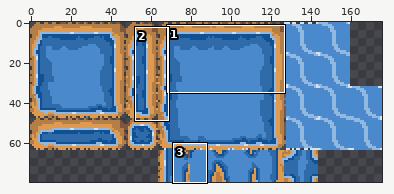
A sprite sheet gets an edit: World/war.png. The picture above shows the old version from afar; the outline marks the close-up.
Close-up. Earlier state:
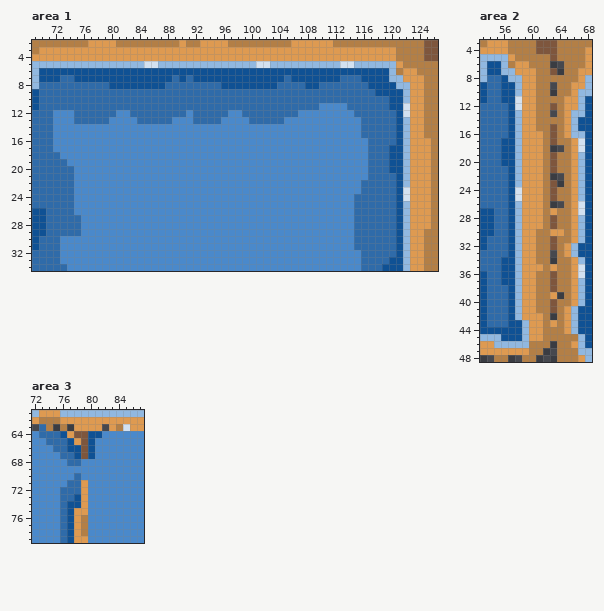
The file is 176x80 pixels. Shown: area 1: x 69..126, y 2..34; area 2: x 53..68, y 3..48; area 3: x 72..87, y 61..79.
Now the later version:
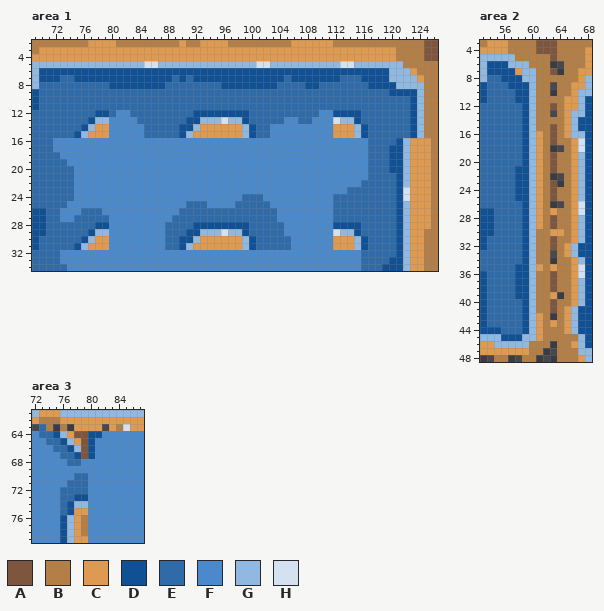
Palette (. is transparent): A #7e563d  B #b37f46  C #de9a51  D #0f5194  E #2f6ba9  F #4a89cb  G #91b8e0  H #d3e1f0
The exact change:
Area 1:
y 5: x 121 C -> G
y 6: x 121..122 BC -> GG
y 7: x 122..123 CC -> GG
y 8: x 123..124 CC -> GG
y 9: x 118..119 DD -> EE; x 122..124 GCC -> DDG
y 10: x 120..124 DDGCC -> EEEDG
y 11: x 110..113 FFFF -> EEEE; x 120..124 DDHCC -> EEEDG
y 12: x 72..74 FFF -> EEE; x 78..79 EE -> DD; x 91..99 FEEEEEFFE -> EDDDDDDDD; x 107..109 FFF -> EEE; x 112..115 FFFE -> DDDD; x 121..124 DHCC -> EEDG
y 13: x 72..74 FFF -> EEE; x 77..79 EEE -> DGG; x 89..99 FFFEEEEFFFF -> EEDDGGGHGGD; x 107..108 FF -> EE; x 112..115 FFFF -> HGGD; x 121..124 DGCC -> EEDG
y 14: x 72..79 FFFFFFFF -> EEEEDGCC; x 85..102 FFFFFFFFFFFFFFFFFF -> EEEEEDDGCCCCCCGDEE; x 112..116 FFFFE -> CCCGD; x 121..124 DGCC -> EEDG
y 15: x 72..79 FFFFFFFF -> EEEDGCCC; x 85..102 FFFFFFFFFFFFFFFFFF -> EEEEEDGCCCCCCCGDEE; x 112..116 FFFFE -> CCCGD; x 121..124 DGCC -> EEDG
y 23: x 114..115 FF -> EE
y 24: x 99..101 FFF -> EEE; x 112..114 FFF -> EEE
y 25: x 74 E -> F; x 91..93 FFF -> EEE; x 98..102 FFFFF -> EEEEE; x 112..114 FFF -> EEE
y 26: x 73..74 EE -> FF; x 76..78 FFF -> EEE; x 90..103 FFFFFFFFFFFFFF -> EEEEEEEEEEEEEE; x 112..114 FFF -> EEE
y 27: x 73..74 EE -> FF; x 76..79 FFFF -> EEEE; x 89..103 FFFFFFFFFFFFFFF -> EEEEEEEEEEEEEEE; x 112..114 FFF -> EEE
y 28: x 76..79 FFFF -> EEDD; x 88..104 FFFFFFFFFFFFFFFFF -> EEEEDDDDDDDDEEEEE; x 112..115 FFFE -> DDDD
y 29: x 76..79 FFFF -> EDGG; x 88..104 FFFFFFFFFFFFFFFFF -> EEEDDGGGHGGDEEEEE; x 112..115 FFFE -> HGGD
y 30: x 73..79 FFFFFFF -> EEEDGCC; x 88..105 FFFFFFFFFFFFFFFFFF -> EEDDGCCCCCCGDEEEEE; x 112..116 FFFEE -> CCCGD
y 31: x 73..79 FFFFFFF -> EEDGCCC; x 88..105 FFFFFFFFFFFFFFFFFF -> EEDGCCCCCCCGDEEEEE; x 112..116 FFFEE -> CCCGD
Area 2:
y 5: x 57 C -> G
y 6: x 56..59 GBCC -> DGGG
y 7: x 56..57 GG -> DD; x 59..60 CC -> GG
y 8: x 57..60 GGCC -> DDGG
y 9: x 56 D -> E; x 58..60 GCC -> DDG
y 10: x 56..60 DDGCC -> EEDDG
y 11: x 56..60 DDHCC -> EEDDG
y 12: x 57..60 DHCC -> EEDG
y 13..16: x 57..60 DGCC -> EEDG
y 17..20: x 56..60 DDGCC -> EEEDG
y 21..23: x 57..60 DGCC -> EDDG
y 24..25: x 57..60 DHCC -> EDDG
y 26..33: x 57..60 DGCC -> EEDG
y 34: x 56..60 DDGCC -> EEEDG
y 35..37: x 56..60 DDGCC -> EEDDG
y 38..39: x 57..60 DGCC -> EDDG
y 40..42: x 57..60 DGCC -> EEDG
y 43: x 57..60 DDGC -> EEDG
y 44: x 56..60 DDDGC -> EEEDG
y 45: x 60 C -> G
Area 3:
y 64: x 75..76 ED -> DG
y 65: x 76..77 ED -> DG
y 66: x 78 D -> G
y 70: x 79 F -> E
y 71..72: x 79 C -> E
y 73: x 79 C -> D
y 74: x 78..79 DC -> GG
y 76..79: x 76..77 ED -> DG
Boxes around the changes in both close-ups, in picture pixels (x1, y1, x2, y2):
changed: (144, 61, 424, 138)
changed: (53, 110, 109, 138)
changed: (333, 187, 368, 250)
changed: (165, 194, 291, 250)
changed: (60, 201, 109, 250)
changed: (501, 54, 536, 341)
changed: (53, 431, 81, 452)
changed: (60, 473, 88, 543)
